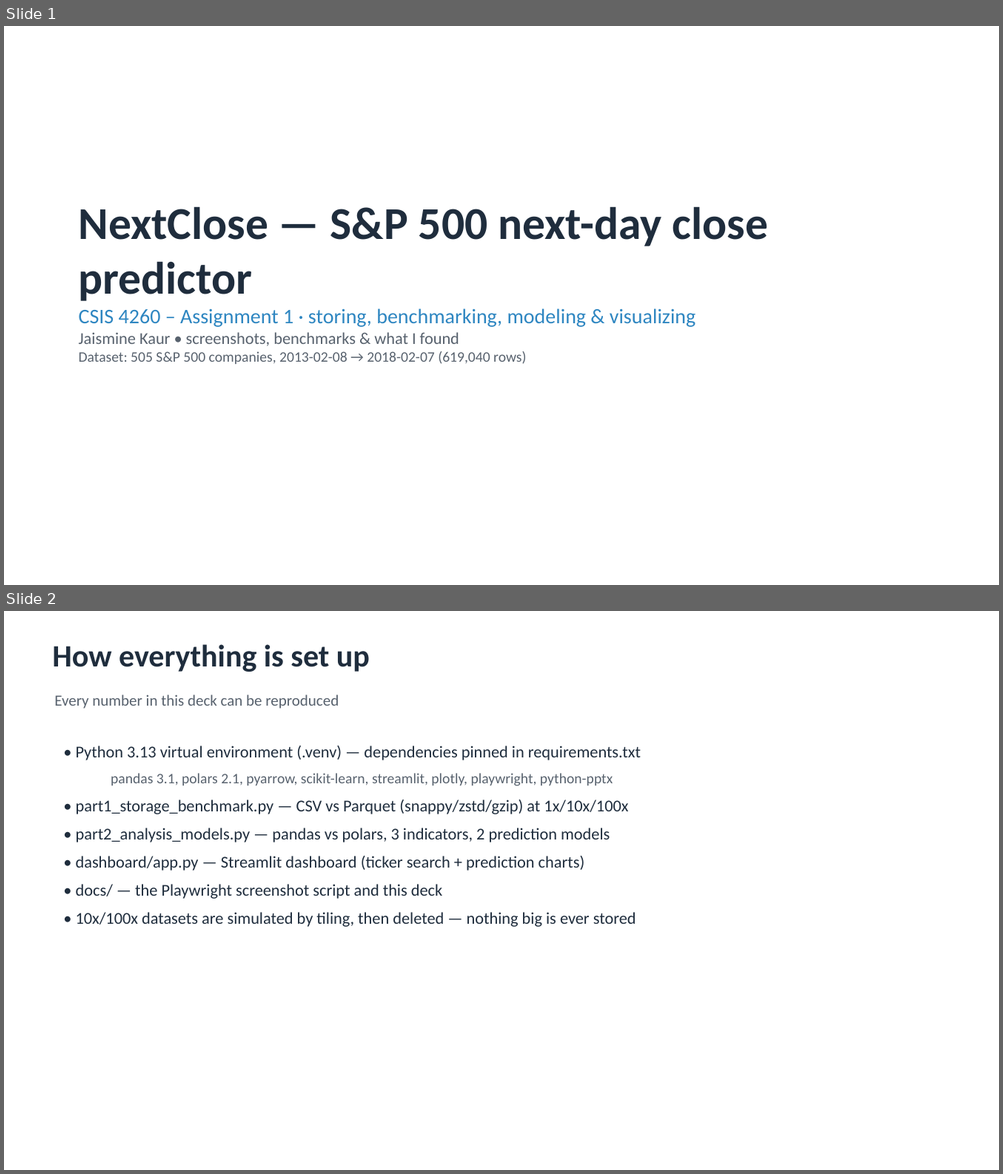
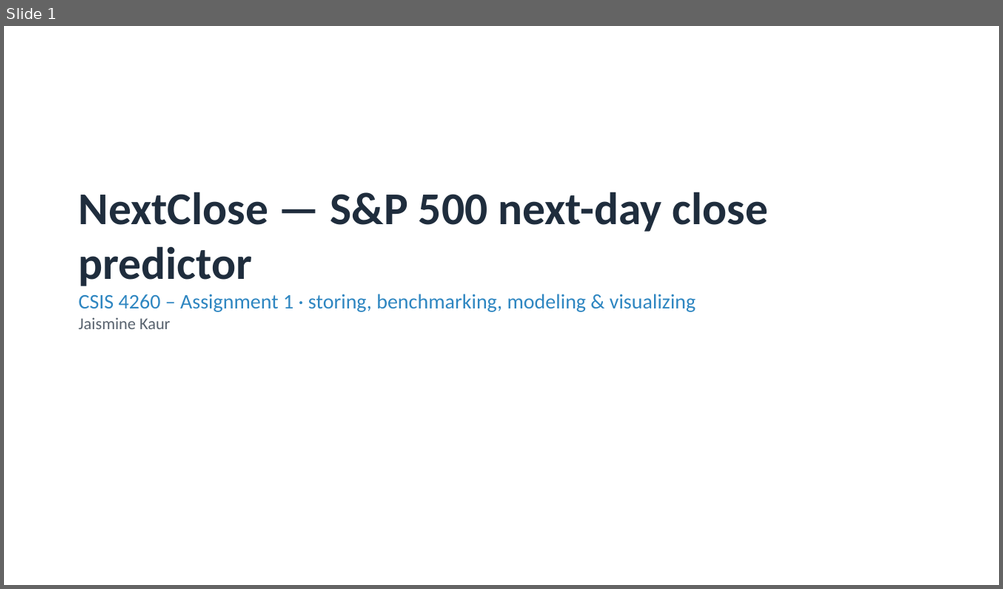
Before and after one commit to jaismine19/NextClose, a slide deck: docs/CSIS4260_Assignment1_Dashboard_Screenshots.pptx. Shown one above the other, each under a label of ours: slides 1 and 2 before the commit, slide 1 after it. The pictures are 1003x1174 and 1003x589 pixels, drawn with LibreOffice and Linux fonts; fonts in the diff are those of the drawing. Boxes give left, top, right and bottom in pixels: in the first picture for what was removed or moved away, otherwise in the second. Text is boxed around its words. In the diff, an @@ line names an element or a change of style, - is before the commit and + after.

Commit message:
Update presentation deck and remove README references to deleted helper scripts

```diff
--- a/docs/CSIS4260_Assignment1_Dashboard_Screenshots.pptx
+++ b/docs/CSIS4260_Assignment1_Dashboard_Screenshots.pptx
@@ slide 2 removed at <box>4,611,999,1170</box>, background #FFFFFF @@
@@ text removed at <box>52,644,370,672</box> @@
-How everything is set up
@@ text removed at <box>54,695,338,709</box> @@
-Every number in this deck can be reproduced
@@ text removed at <box>76,746,640,927</box> @@
-• Python 3.13 virtual environment (.venv) — dependencies pinned in requirements.txt
-  pandas 3.1, polars 2.1, pyarrow, scikit-learn, streamlit, plotly, playwright, python-pptx
-• part1_storage_benchmark.py — CSV vs Parquet (snappy/zstd/gzip) at 1x/10x/100x
-• part2_analysis_models.py — pandas vs polars, 3 indicators, 2 prediction models
-• dashboard/app.py — Streamlit dashboard (ticker search + prediction charts)
-• docs/ — the Playwright screenshot script and this deck
-• 10x/100x datasets are simulated by tiling, then deleted — nothing big is ever stored
@@ slide 1 changed as well @@
@@ text "NextClose — S&P 500 next-day ...": place and size @@
-text "NextClose — S&P 500 next-day ..." at <box>79,207,768,364</box>
+text "NextClose — S&P 500 next-day ..." at <box>79,192,768,329</box>
@@ text at <box>79,318,170,329</box>: text changed; size 14 to 16 pt @@
-Jaismine Kaur • screenshots, benchmarks & what I found
-Dataset: 505 S&P 500 companies, 2013-02-08 → 2018-02-07 (619,040 rows)
+Jaismine Kaur
```
Also in this commit, not shown: 7 other slides changed, 14 slides added, 7 other slides removed, 1 other file.
